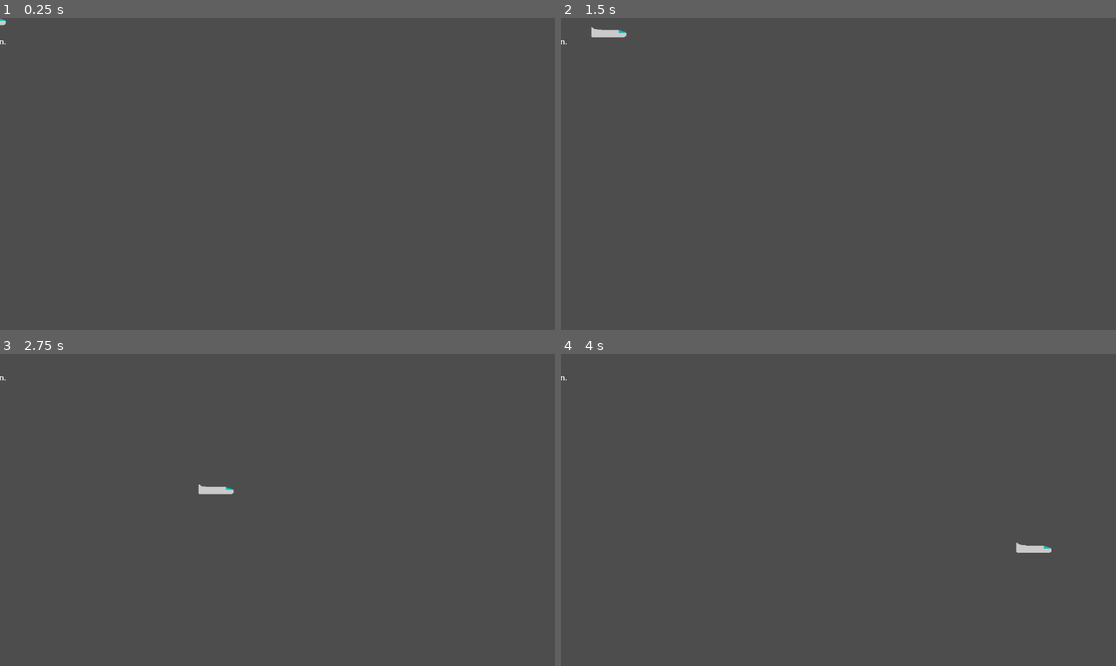
Above: before the commit, frames 1-4 (two rows, left to right).
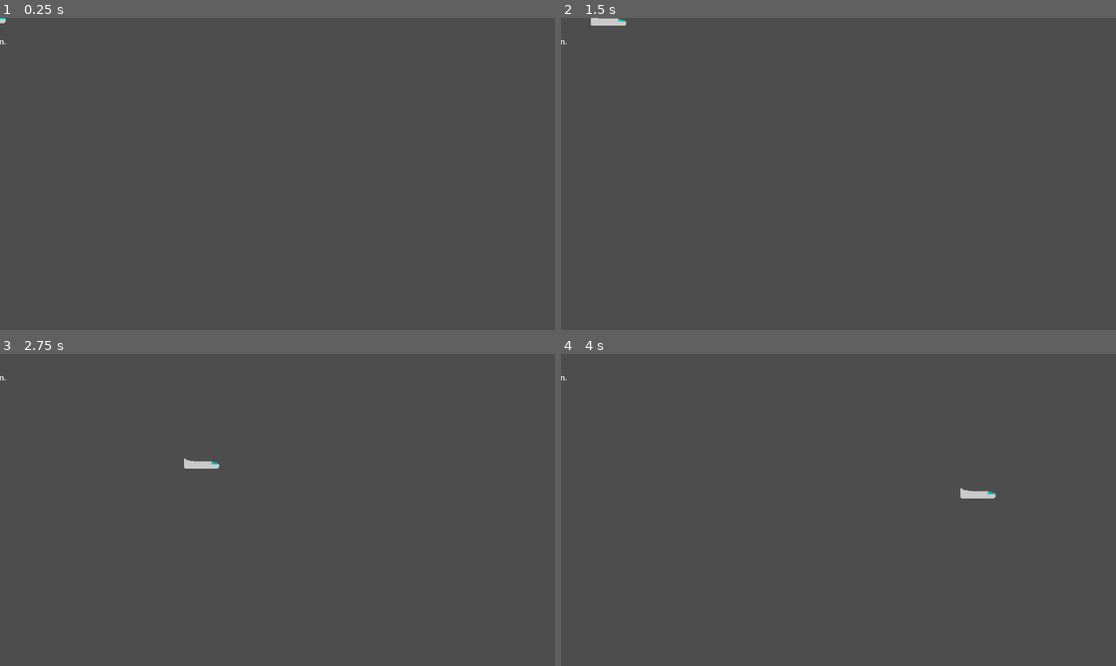
Above: after the commit, the same moments.

Repository: fractalate/space-hazard
Game: Godot game, scene res://ship/player_ship.tscn
Same seed, same stepped clock (60 frames per second), same inputs: the game is played once before the commit and once after it. This scene is started directly instead of the project's main scene.
Inputs:
- Up to frame 1 (0.25 s): no input
- Up to frame 2 (1.5 s): hold Right (right) 0.53-1.28 s; hold Down (down) from 1.28 s (still down)
- Up to frame 3 (2.75 s): release Down (down) at 2.03 s; hold Right (right) from 2.03 s (still down)
- Up to frame 4 (4 s): release Right (right) at 2.78 s; hold Up (up) 2.78-3.53 s; hold Left (left) from 3.53 s (still down)

The runs differ from the first frame. In frame 1, less than 0.1% of the frame differs, in the area x 0-2%, y 0-3%; in frame 2, 0.3%, in the area x 5-12%, y 0-7%; in frame 3, 0.3%; in frame 4, 0.3%.

Commit message:
Neutralizing Project Gravity, Using Physics Process on PlayerShip

Diff:
--- a/project.godot
+++ b/project.godot
@@ -46,6 +46,10 @@
 ]
 }
 
+[physics]
+
+2d/default_gravity_vector=Vector2(0, 0)
+
 [rendering]
 
 renderer/rendering_method="gl_compatibility"
--- a/ship/player_ship.gd
+++ b/ship/player_ship.gd
@@ -5,8 +5,6 @@
 
 @onready var Ship = $RigidBody2D
 
-
-
-func _process(delta):
+func _physics_process(delta):
 	var thrust = Input.get_vector('left', 'right', 'up', 'down')
 	Ship.linear_velocity += thrust * THRUST_ACCELERATION * delta
